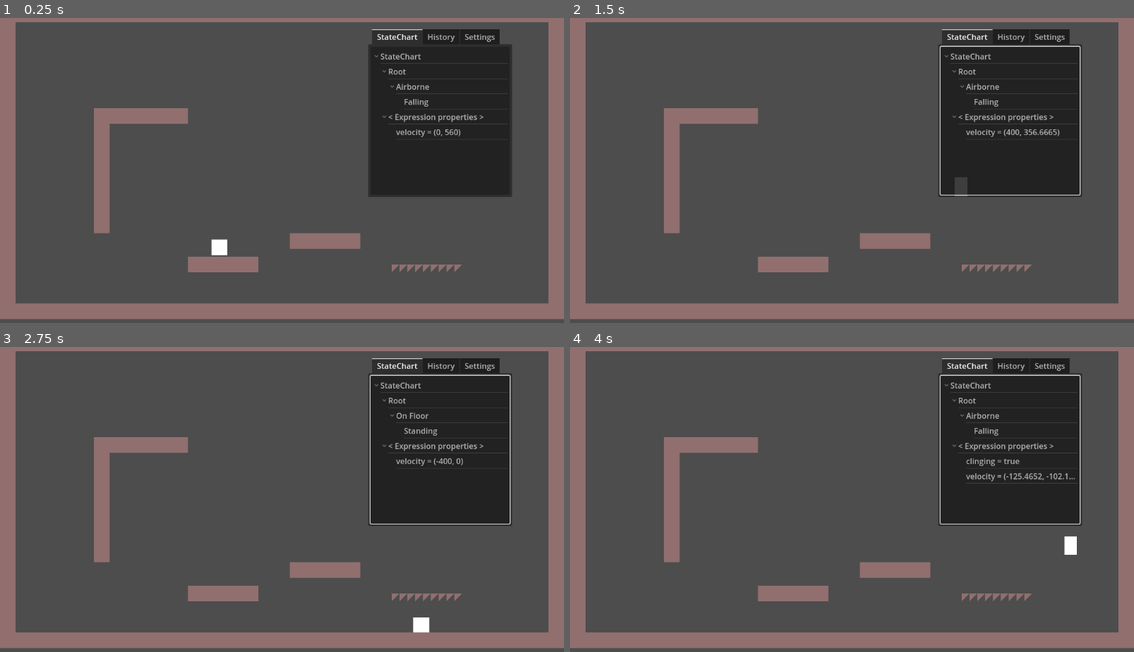
Above: before the commit, frames 1-4 (two rows, left to right).
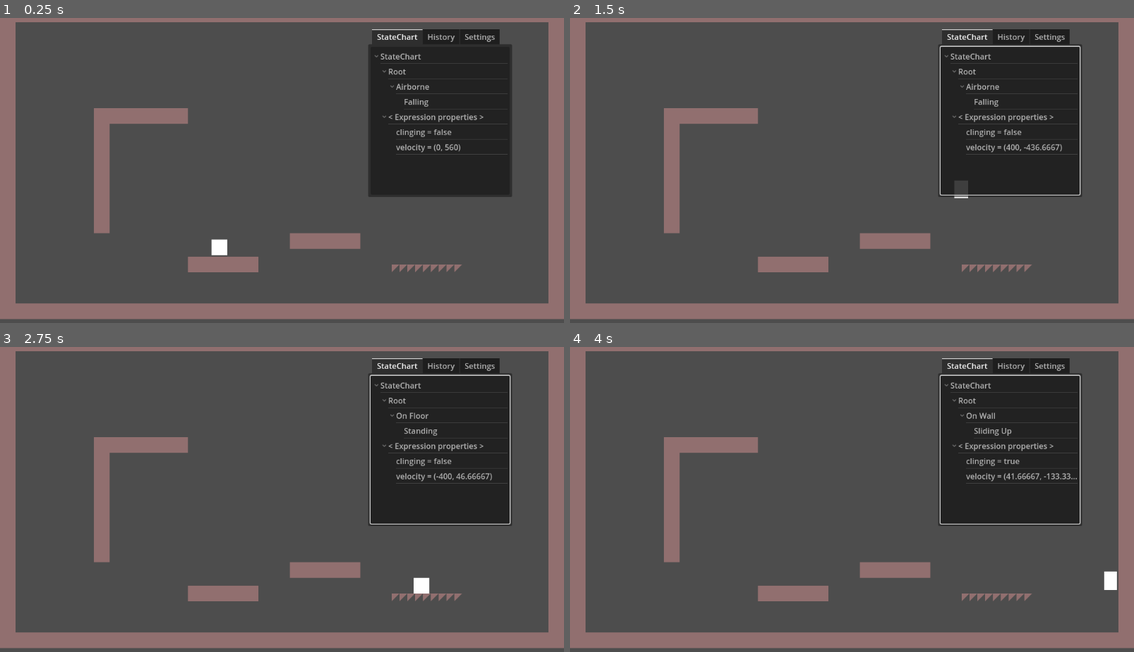
Above: after the commit, the same moments.

Repository: notapixelstudio/plattoformo_due
Game: Godot game, scene res://levels/Level.tscn
Two runs of this game, one before a commit and one after it. Both use one fixed random seed, a clock stepped at 60 frames per second and the inputs below.
Inputs (mouse positions are in pixels of both pictures, inside the frame that each line leads up to):
- Up to frame 1 (0.25 s): no input
- Up to frame 2 (1.5 s): tap Enter (ui_accept) at 0.5, 0.6 s; move the mouse to (976, 149) at 0.52 s; hold Right (p1_right) from 0.53 s (still down); click (976, 149) at 0.67 s; tap Space (p1_jump) at 0.77, 0.8, 1.07, 1.35 s; move the mouse to (739, 179) at 1.27 s
- Up to frame 3 (2.75 s): tap Space (p1_jump) at 1.52, 1.82, 2.3 s; tap Enter (ui_accept) at 1.55, 2.1 s; move the mouse to (338, 423) at 2.02 s; release Right (p1_right) at 2.03 s; hold Left (p1_left) from 2.03 s (still down)
- Up to frame 4 (4 s): move the mouse to (823, 557) at 2.77 s; release Left (p1_left) at 2.78 s; hold Right (p1_right) from 2.78 s (still down); tap Shift at 2.85 s; click (823, 557) at 2.92 s; tap Space (p1_jump) at 3.02, 3.32, 3.77, 3.8 s; tap Enter (ui_accept) at 3.05, 3.6 s; move the mouse to (1021, 542) at 3.52 s

The runs differ from the first frame. In frame 1, 0.3% of the frame differs, in the area x 70-90%, y 36-45%; in frame 2, 0.4%; in frame 3, 0.6%, in the area x 70-90%, y 36-94%; in frame 4, 0.6%.

Commit message:
improved wall jump

Diff:
--- a/actors/Hero.gd
+++ b/actors/Hero.gd
@@ -18,23 +18,24 @@
 
 func _physics_process(delta):
 	var direction = _get_direction()
-	velocity.x = move_toward(velocity.x, direction * speed if direction else 0, acceleration * delta)
+	velocity.x = move_toward(velocity.x, direction * speed, acceleration * delta)
 
 	$StateChart.set_expression_property('velocity', velocity)
+	$StateChart.set_expression_property('clinging', false)
 
 	if is_on_floor():
 		$StateChart.send_event('on_floor')
 	elif is_on_wall():
+		$StateChart.set_expression_property('clinging', sign(direction) == -get_wall_normal().x)
 		$StateChart.send_event('on_wall')
-		$StateChart.set_expression_property('clinging', sign(direction) != get_wall_normal().x)
 		last_valid_wall_normal = get_wall_normal()
 	else:
 		$StateChart.send_event('airborne')
 
-	if Input.is_action_just_pressed("ui_accept"):
+	if Input.is_action_just_pressed("p1_jump"):
 		$StateChart.send_event('start_jump')
 
-	if Input.is_action_just_released("ui_accept"):
+	if Input.is_action_just_released("p1_jump"):
 		$StateChart.send_event('end_jump')
 
 	move_and_slide()
@@ -51,6 +52,7 @@
 
 
 func _on_jumping_state_entered():
+	InputBuffer.consume_buffered_action('p1_jump')
 	$AnimationPlayer.play("jump")
 	velocity.y = -jump_velocity
 
@@ -86,6 +88,6 @@
 		$AnimationPlayer.play("squash")
 
 func _on_on_wall_state_entered():
-	if InputBuffer.is_action_buffered('p1_jump', 100):
+	if InputBuffer.is_action_buffered('p1_jump', 200):
 		print('Executing buffered wall jump')
 		$StateChart.send_event('start_jump')
--- a/global/InputBuffer.gd
+++ b/global/InputBuffer.gd
@@ -17,7 +17,11 @@
 			_monitor[action] = null
 
 func add_monitored_action(action : String):
-	_monitor[action] = null # no timestamp yet
+	if action not in _monitor:
+		_monitor[action] = null # no timestamp yet
 
 func is_action_buffered(action : String, duration_msec : int):
 	return action in _monitor and _monitor[action] != null and Time.get_ticks_msec() - _monitor[action] <= duration_msec
+
+func consume_buffered_action(action : String):
+	_monitor[action] = null
